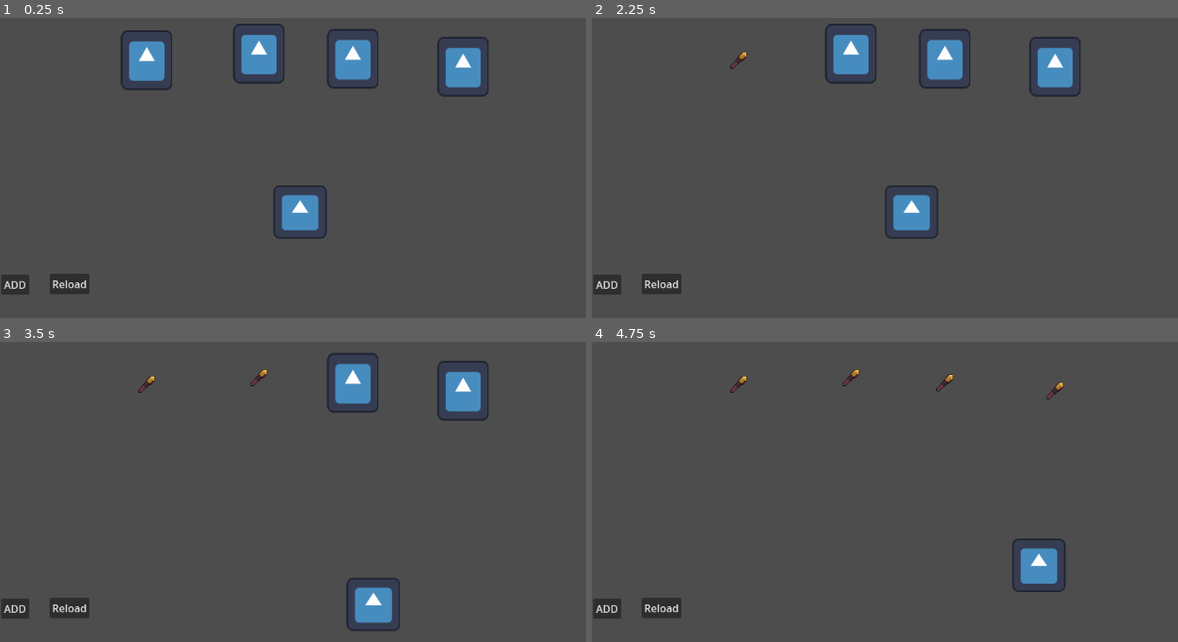
Above: before the commit, frames 1-4 (two rows, left to right).
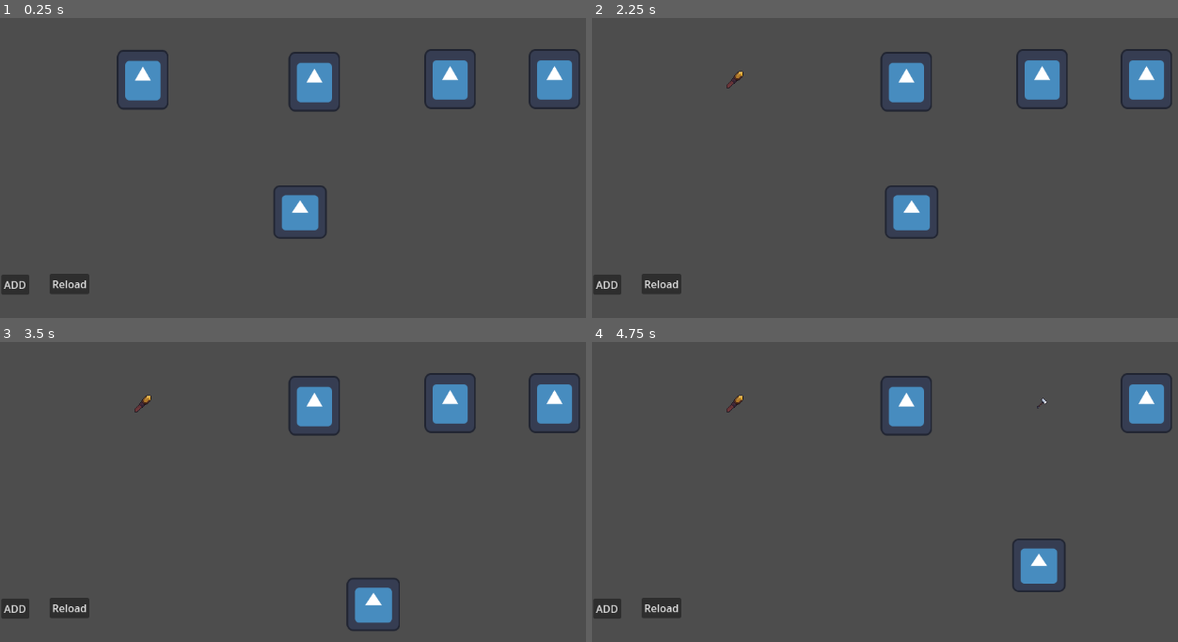
Above: after the commit, the same moments.

Repository: twiederk/InventorySystemLootTable
Game: Godot game, scene res://scenes/test_scene.tscn
Two runs of this game, one before a commit and one after it. Both use one fixed random seed, a clock stepped at 60 frames per second and the inputs below. The engine's default icon, where the game draws it, is replaced by a stand-in: a white triangle on a blue panel in a dark square.
Inputs (mouse positions are in pixels of both pictures, inside the frame that each line leads up to):
- Up to frame 1 (0.25 s): no input
- Up to frame 2 (2.25 s): click "ADD" at 0.5 s; click "Reload" at 1.25 s; tap Enter at 2 s; move the mouse to (738, 60) at 2.02 s; hold Right (ui_right) from 2.03 s (still down); click (738, 60) at 2.17 s
- Up to frame 3 (3.5 s): move the mouse to (257, 378) at 2.77 s; release Right (ui_right) at 2.78 s; hold Down (ui_down) from 2.78 s (still down); click (257, 378) at 2.92 s
- Up to frame 4 (4.75 s): move the mouse to (943, 384) at 3.52 s; release Down (ui_down) at 3.53 s; hold Right (ui_right) 3.53-4.28 s; click (943, 384) at 3.67 s; move the mouse to (1054, 390) at 4.27 s; hold Up (ui_up) from 4.28 s (still down); click (1054, 390) at 4.42 s

The runs differ from the first frame. In frame 1, 6.7% of the frame differs, in the area x 19-100%, y 1-32%; in frame 2, 5.5%; in frame 3, 4.5%; in frame 4, 2.4%.

Commit message:
Used different loot tables

Diff:
--- /dev/null
+++ b/data/GoblinHammer.json
@@ -0,0 +1,10 @@
+{
+	"0": {
+		"ItemId": 1,
+		"weight": 1
+	},
+	"1": {
+		"ItemId": 2,
+		"weight": 3
+	}
+}
--- a/scenes/enemy.gd
+++ b/scenes/enemy.gd
@@ -2,8 +2,9 @@
 extends CharacterBody2D
 
 @export var item_node: PackedScene
+@export var table_name: String = ""
+
 var content
-var table_name = ""
 
 
 func _ready():
--- a/scenes/enemy.tscn
+++ b/scenes/enemy.tscn
@@ -1,12 +1,15 @@
-[gd_scene load_steps=4 format=3 uid="uid://ca1htnpbmo73y"]
+[gd_scene load_steps=5 format=3 uid="uid://ca1htnpbmo73y"]
 
 [ext_resource type="Script" path="res://scenes/enemy.gd" id="1_j7rlq"]
 [ext_resource type="Texture2D" uid="uid://dipiqe7blcxxi" path="res://icon.svg" id="1_wabc4"]
+[ext_resource type="PackedScene" uid="uid://fglrlqtrstcx" path="res://scenes/abstract_item.tscn" id="2_sxoex"]
 
 [sub_resource type="RectangleShape2D" id="RectangleShape2D_rrp5p"]
+size = Vector2(76, 86)
 
 [node name="enemy" type="CharacterBody2D"]
 script = ExtResource("1_j7rlq")
+item_node = ExtResource("2_sxoex")
 
 [node name="Sprite2D" type="Sprite2D" parent="."]
 scale = Vector2(0.617188, 0.71875)
@@ -15,6 +18,7 @@
 [node name="Area2D" type="Area2D" parent="."]
 
 [node name="CollisionShape2D" type="CollisionShape2D" parent="Area2D"]
+position = Vector2(-2, -1)
 shape = SubResource("RectangleShape2D_rrp5p")
 
 [connection signal="input_event" from="Area2D" to="." method="_on_area_2d_input_event"]
--- a/scenes/goblin.tscn
+++ b/scenes/goblin.tscn
@@ -1,9 +1,7 @@
-[gd_scene load_steps=4 format=3 uid="uid://cqrema8u6x3g3"]
+[gd_scene load_steps=3 format=3 uid="uid://cqrema8u6x3g3"]
 
 [ext_resource type="PackedScene" uid="uid://ca1htnpbmo73y" path="res://scenes/enemy.tscn" id="1_wgook"]
 [ext_resource type="Script" path="res://scenes/goblin.gd" id="2_2atdc"]
-[ext_resource type="PackedScene" uid="uid://fglrlqtrstcx" path="res://scenes/abstract_item.tscn" id="3_213en"]
 
 [node name="Goblin" instance=ExtResource("1_wgook")]
 script = ExtResource("2_2atdc")
-item_node = ExtResource("3_213en")
--- a/scenes/test_scene.tscn
+++ b/scenes/test_scene.tscn
@@ -4,7 +4,7 @@
 [ext_resource type="Script" path="res://scenes/AddButton.gd" id="2_8ktls"]
 [ext_resource type="Script" path="res://scenes/ReloadButton.gd" id="3_i7v3l"]
 [ext_resource type="PackedScene" uid="uid://bd22ifuta3xe7" path="res://scenes/player.tscn" id="4_tqflw"]
-[ext_resource type="PackedScene" uid="uid://cqrema8u6x3g3" path="res://scenes/goblin.tscn" id="5_sdjqd"]
+[ext_resource type="PackedScene" uid="uid://ca1htnpbmo73y" path="res://scenes/enemy.tscn" id="5_qhchi"]
 
 [node name="TestScene" type="Node2D"]
 
@@ -41,17 +41,21 @@
 [node name="Player" parent="." instance=ExtResource("4_tqflw")]
 position = Vector2(460, 328)
 
-[node name="Goblin" parent="." instance=ExtResource("5_sdjqd")]
-position = Vector2(225, 95)
+[node name="enemy" parent="." instance=ExtResource("5_qhchi")]
+position = Vector2(219, 125)
+table_name = "GoblinSword"
 
-[node name="Goblin2" parent="." instance=ExtResource("5_sdjqd")]
-position = Vector2(397, 85)
+[node name="enemy2" parent="." instance=ExtResource("5_qhchi")]
+position = Vector2(482, 128)
+table_name = "GoblinSword"
 
-[node name="Goblin3" parent="." instance=ExtResource("5_sdjqd")]
-position = Vector2(541, 93)
+[node name="enemy3" parent="." instance=ExtResource("5_qhchi")]
+position = Vector2(690, 124)
+table_name = "GoblinHammer"
 
-[node name="Goblin4" parent="." instance=ExtResource("5_sdjqd")]
-position = Vector2(710, 105)
+[node name="enemy4" parent="." instance=ExtResource("5_qhchi")]
+position = Vector2(850, 124)
+table_name = "GoblinHammer"
 
 [connection signal="pressed" from="UI/DevTool/AddButton" to="UI/DevTool/AddButton" method="_on_pressed"]
 [connection signal="pressed" from="UI/DevTool/ReloadButton" to="UI/DevTool/ReloadButton" method="_on_pressed"]
Renamed: data/Goblin.json -> data/GoblinSword.json
